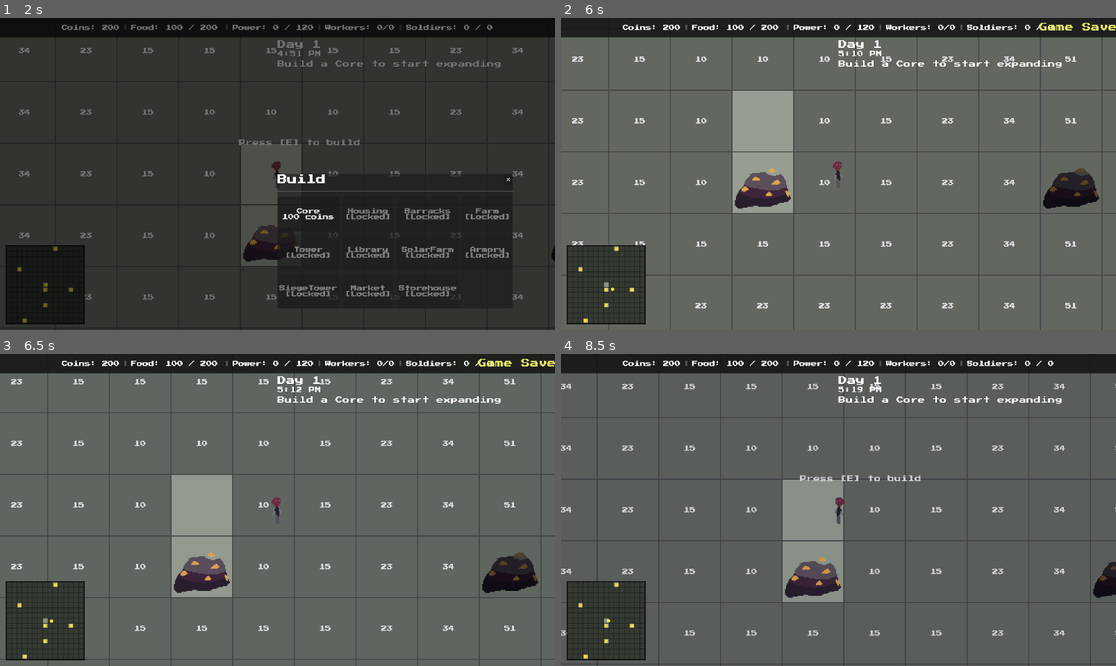
Above: before the commit, frames 1-4 (two rows, left to right).
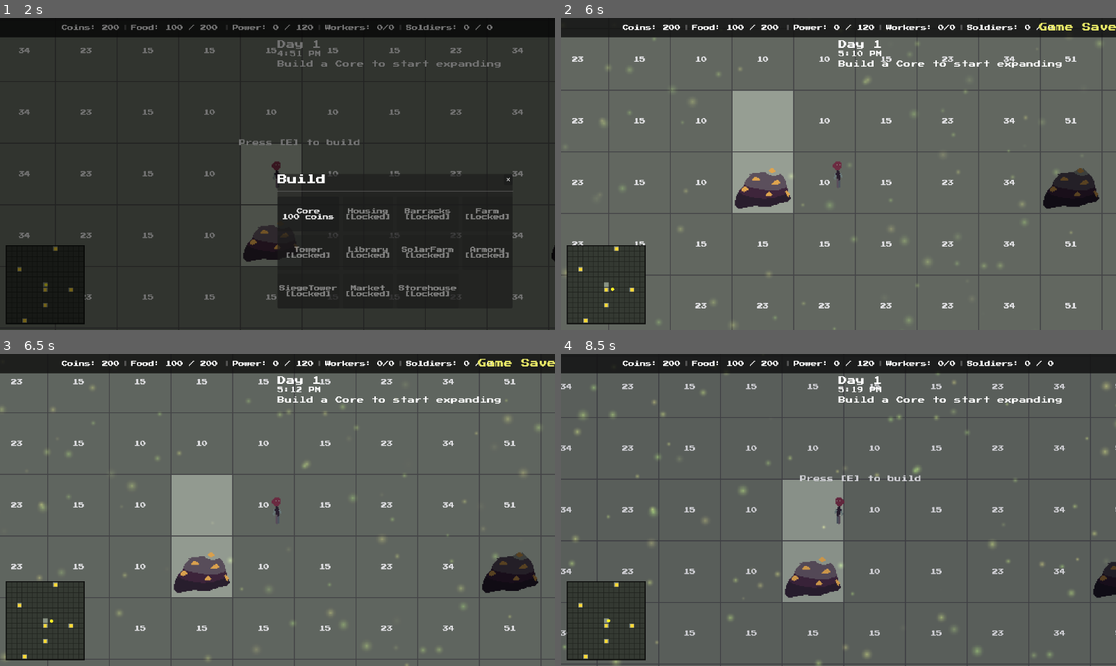
Above: after the commit, the same moments.

Repository: alecray/base-defense-game
Game: Godot game, scene res://scenes/main.tscn
Same seed, same stepped clock (60 frames per second), same inputs: the game is played once before the commit and once after it.
Inputs (mouse positions are in pixels of both pictures, inside the frame that each line leads up to):
- Up to frame 1 (2 s): tap E at 0.5 s; move the mouse to (399, 158) at 0.52 s; hold D 0.53-1.25 s; tap U at 0.6 s; click (399, 158) at 0.67 s; click "Skip to Dusk" at 1.25 s
- Up to frame 2 (6 s): click "✕" at 2 s; tap E at 2.75, 3.6 s; move the mouse to (727, 189) at 2.77 s; hold S 2.78-3.53 s; tap R at 2.85 s; move the mouse to (894, 105) at 3.52 s; hold D 3.53-4.25 s; click "Core 100 coins" at 4.25 s; click "✕" at 5 s; tap Enter at 5.75 s; move the mouse to (810, 236) at 5.77 s; hold W from 5.78 s (still down); tap Z at 5.85 s; click (810, 236) at 5.92 s
- Up to frame 3 (6.5 s): keep holding W
- Up to frame 4 (8.5 s): move the mouse to (1005, 556) at 6.52 s; release W at 6.53 s; hold A 6.53-7.25 s; tap U at 6.6 s; click "Skip to Dusk" at 7.25 s; tap Space at 8 s; move the mouse to (672, 463) at 8.02 s; hold A from 8.03 s (still down); tap R at 8.1 s

Frame 1 is identical in both runs. In frame 2, 0.3% of the frame differs, in the area x 0-98%, y 6-100%; in frame 3, 0.4%; in frame 4, 0.6%, in the area x 0-100%, y 6-100%.

Commit message:
Add firefly particle effect that fades in at night.
Single GPUParticles2D with additive blending and a procedurally-generated radial glow texture. 150 particles scatter over a 1400x1000px area around the base, drifting via turbulence noise. Intensity driven by day_night_cycle.get_night_intensity() so they fade in at dusk and out at dawn.

Co-Authored-By: Claude Sonnet 4.6 <noreply@anthropic.com>

Diff:
--- /dev/null
+++ b/prefabs/fireflies.tscn
@@ -0,0 +1,6 @@
+[gd_scene format=4 uid="uid://fireflies0001"]
+
+[ext_resource type="Script" path="res://scripts/fireflies.gd" id="1_ff"]
+
+[node name="Fireflies" type="Node2D"]
+script = ExtResource("1_ff")
--- a/scenes/main.tscn
+++ b/scenes/main.tscn
@@ -18,6 +18,7 @@
 [ext_resource type="PackedScene" path="res://scenes/storehouse_ui.tscn" id="16_shui"]
 [ext_resource type="PackedScene" path="res://scenes/siege_tower_ui.tscn" id="17_stui"]
 [ext_resource type="PackedScene" path="res://prefabs/rally_marker.tscn" id="18_rally"]
+[ext_resource type="PackedScene" path="res://prefabs/fireflies.tscn" id="19_ff"]
 
 [node name="Main" type="Node2D"]
 y_sort_enabled = true
@@ -47,6 +48,8 @@
 
 [node name="RallyMarker" parent="." instance=ExtResource("18_rally")]
 
+[node name="Fireflies" parent="." instance=ExtResource("19_ff")]
+
 [node name="DevMenu" parent="." instance=ExtResource("7_devmenu")]
 
 [node name="HUD" parent="." instance=ExtResource("4_hud")]
--- /dev/null
+++ b/scripts/fireflies.gd
@@ -0,0 +1,69 @@
+extends Node2D
+
+var _particles: GPUParticles2D = null
+var _cycle: Node = null
+
+func _ready() -> void:
+	_particles = GPUParticles2D.new()
+	_particles.amount = 150
+	_particles.lifetime = 6.0
+	_particles.randomness = 1.0
+	_particles.explosiveness = 0.0
+	_particles.preprocess = 6.0
+	_particles.texture = _make_glow_texture()
+	_particles.emitting = true
+
+	var proc_mat: ParticleProcessMaterial = ParticleProcessMaterial.new()
+	proc_mat.emission_shape = ParticleProcessMaterial.EMISSION_SHAPE_BOX
+	proc_mat.emission_box_extents = Vector3(700.0, 500.0, 1.0)
+	proc_mat.direction = Vector3(0.0, -1.0, 0.0)
+	proc_mat.spread = 180.0
+	proc_mat.gravity = Vector3.ZERO
+	proc_mat.initial_velocity_min = 3.0
+	proc_mat.initial_velocity_max = 14.0
+	proc_mat.scale_min = 0.7
+	proc_mat.scale_max = 2.2
+	proc_mat.turbulence_enabled = true
+	proc_mat.turbulence_noise_strength = 14.0
+	proc_mat.turbulence_noise_scale = 1.8
+	proc_mat.turbulence_noise_speed_random = 0.35
+
+	var gradient: Gradient = Gradient.new()
+	gradient.colors = PackedColorArray([
+		Color(1.0, 1.0, 0.5, 0.0),
+		Color(1.0, 0.95, 0.35, 1.0),
+		Color(0.65, 1.0, 0.3, 1.0),
+		Color(1.0, 1.0, 0.5, 0.0),
+	])
+	gradient.offsets = PackedFloat32Array([0.0, 0.12, 0.8, 1.0])
+	var color_ramp: GradientTexture1D = GradientTexture1D.new()
+	color_ramp.gradient = gradient
+	proc_mat.color_ramp = color_ramp
+
+	_particles.process_material = proc_mat
+
+	var canvas_mat: CanvasItemMaterial = CanvasItemMaterial.new()
+	canvas_mat.blend_mode = CanvasItemMaterial.BLEND_MODE_ADD
+	_particles.material = canvas_mat
+
+	_particles.modulate.a = 0.0
+	add_child(_particles)
+
+func _process(_delta: float) -> void:
+	if _cycle == null:
+		_cycle = get_tree().get_first_node_in_group("day_night_cycle")
+	if _cycle == null:
+		return
+	_particles.modulate.a = float(_cycle.call("get_night_intensity"))
+
+func _make_glow_texture() -> ImageTexture:
+	var size: int = 16
+	var img: Image = Image.create(size, size, false, Image.FORMAT_RGBA8)
+	var center: Vector2 = Vector2(float(size) * 0.5, float(size) * 0.5)
+	for x: int in range(size):
+		for y: int in range(size):
+			var d: float = Vector2(float(x), float(y)).distance_to(center) / (float(size) * 0.5)
+			var a: float = clampf(1.0 - d, 0.0, 1.0)
+			a = a * a
+			img.set_pixel(x, y, Color(1.0, 1.0, 1.0, a))
+	return ImageTexture.create_from_image(img)
